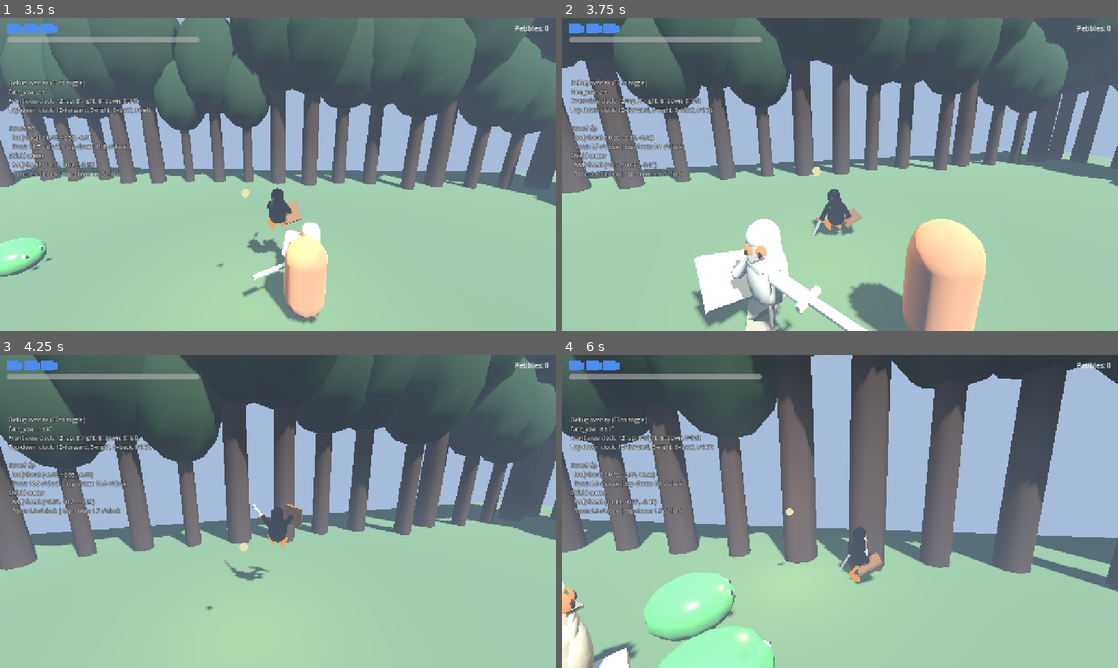
Above: before the commit, frames 1-4 (two rows, left to right).
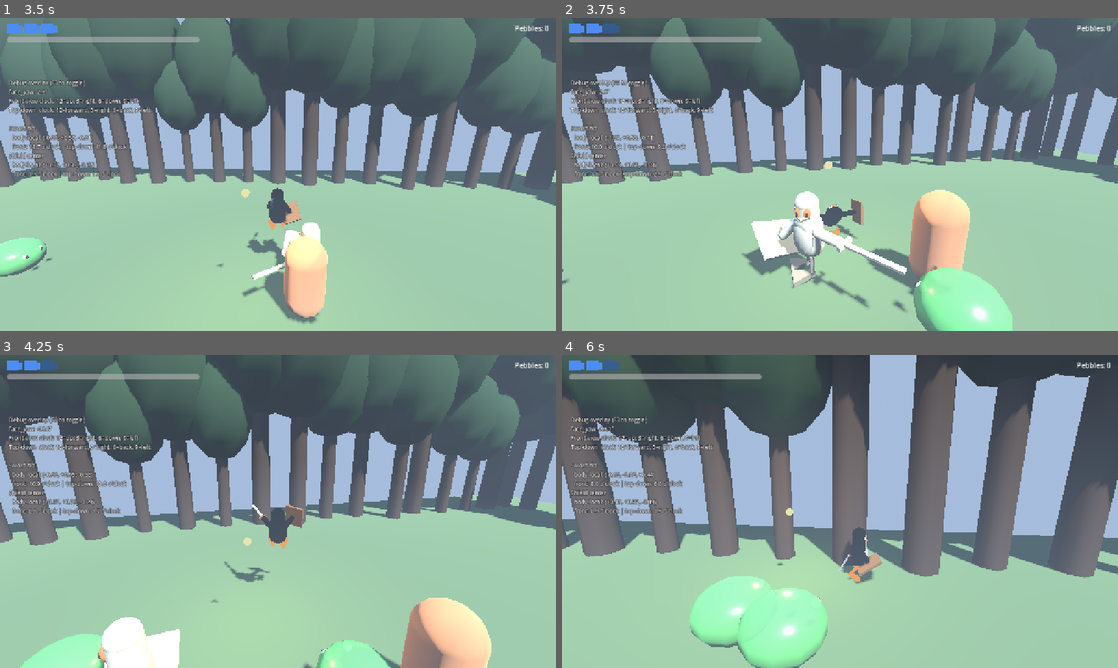
Above: after the commit, the same moments.

Repository: ruapotato/The-Legend-of-Tux
Game: Godot game, scene res://scenes/main.tscn
Same seed, same stepped clock (60 frames per second), same inputs: the game is played once before the commit and once after it. This scene is started directly instead of the project's main scene.
Inputs (mouse positions are in pixels of both pictures, inside the frame that each line leads up to):
- Up to frame 1 (3.5 s): tap Enter at 0.5 s; move the mouse to (305, 174) at 0.52 s; press the mouse at (305, 174) at 0.53 s; hold W (move_forward) from 0.53 s (still down); tap Space (jump) at 0.77, 1.07, 1.52, 1.82, 3.02, 3.32 s; move the mouse to (250, 174) at 1.27 s; release the mouse at (250, 174) at 1.28 s; click (250, 174) at 1.35 s; move the mouse to (289, 168) at 2.02 s; hold E (interact) 2.03-2.78 s; click (289, 168) at 2.3 s; move the mouse to (272, 180) at 2.77 s; tap F (item_use) at 2.85 s; click (272, 180) at 3.05 s
- Up to frame 2 (3.75 s): keep holding W (move_forward); move the mouse to (878, 177) at 3.52 s; press the mouse at (878, 177) at 3.53 s; tap Ctrl (roll) at 3.6 s
- Up to frame 3 (4.25 s): keep holding W (move_forward); tap Space (jump) at 3.77, 4.07 s
- Up to frame 4 (6 s): move the mouse to (795, 508) at 4.27 s; release the mouse at (795, 508) at 4.28 s; right-click (795, 508) at 4.35 s; tap Space (jump) at 4.52, 4.82 s; click (795, 508) at 4.55 s; move the mouse to (845, 511) at 5.02 s; hold Shift (sprint) 5.03-5.78 s; click (845, 511) at 5.3 s; move the mouse to (817, 505) at 5.77 s; release W (move_forward) at 5.78 s; hold D (move_right) from 5.78 s (still down); tap R at 5.85 s

Frame 1 is identical in both runs. In frame 2, 33% of the frame differs, in the area x 0-100%, y 0-100%; in frame 3, 34%; in frame 4, 45%.

Commit message:
Bone Knight: direct distance + facing-cone hit check
The Area3D-based sword_hitbox kept failing to register the knight's
slashes despite the sword visibly clipping through the player. Likely
some interaction between the rig's 1.4× scale, the fast swing arc,
and the area's transform-update cadence — Godot's overlap detection
just wasn't seeing the player as inside.

Backstop: during the active hit window, the knight checks
"is the player within ATTACK_REACH (2.6m) AND inside my facing cone
(dot ≥ 0.35 ≈ ±70°)?" each tick. If yes, fire take_damage directly
and set _slash_landed so it only happens once per swing. Resets when
leaving SLASH state.

The sword_hitbox.arm/disarm calls are still in place so the visual
debug log still tells us when the area path WOULD have fired — useful
for spotting if/when the engine path comes back. The direct path is
just a guarantee that a swing visibly through the player can't whiff.

Prints "[Knight <name>] DIRECT HIT dist=N.NN" when it fires.

Co-Authored-By: Claude Opus 4.7 (1M context) <noreply@anthropic.com>

Diff:
--- a/godot/scripts/enemy_bone_knight.gd
+++ b/godot/scripts/enemy_bone_knight.gd
@@ -63,6 +63,14 @@
 var anim: RefCounted
 var bones: Dictionary = {}
 var _player_was_attacking: bool = false
+# Direct hit-check state. The Area3D-based sword_hitbox kept failing to
+# register the knight's slash hits despite obvious visual overlap with
+# the player. Backstop: explicitly check distance + facing-cone during
+# the active window and call player.take_damage directly. One-shot per
+# slash via _slash_landed.
+const ATTACK_REACH: float = 2.6
+const ATTACK_CONE_DOT: float = 0.35
+var _slash_landed: bool = false
 
 @onready var rig: Node3D = $Rig
 @onready var sword: Node3D = $Sword
@@ -215,11 +223,26 @@
 
 
 func _do_slash(delta: float) -> void:
+    var fwd: Vector3 = Vector3(-sin(rotation.y), 0, -cos(rotation.y))
     if state_time >= SLASH_HIT_WINDOW.x and state_time <= SLASH_HIT_WINDOW.y:
         sword_hitbox.arm()
-        var fwd: Vector3 = Vector3(-sin(rotation.y), 0, -cos(rotation.y))
         velocity.x = fwd.x * lunge_speed
         velocity.z = fwd.z * lunge_speed
+        # Direct hit backstop. The Area3D path was unreliable during
+        # the rig's scaled fast-swing transforms; this tests "is the
+        # player in front of me and within sword range?" each tick.
+        if not _slash_landed and player and is_instance_valid(player):
+            var to_p: Vector3 = player.global_position - global_position
+            to_p.y = 0
+            var d: float = to_p.length()
+            if d > 0.05 and d < ATTACK_REACH:
+                var to_p_n: Vector3 = to_p / d
+                if fwd.dot(to_p_n) > ATTACK_CONE_DOT:
+                    _slash_landed = true
+                    if player.has_method("take_damage"):
+                        SoundBank.play_3d("sword_hit", global_position)
+                        player.take_damage(attack_damage, global_position, self)
+                        print("[Knight %s] DIRECT HIT dist=%.2f" % [name, d])
     else:
         sword_hitbox.set_deferred("monitoring", false)
         velocity.x = move_toward(velocity.x, 0, 18.0 * delta)
@@ -352,6 +375,9 @@
     state_time = 0.0
     if state != State.SLASH:
         sword_hitbox.set_deferred("monitoring", false)
+        # Re-arm direct-hit gate when leaving SLASH; cleared so the
+        # next slash can land.
+        _slash_landed = false
     # Audio cues.
     if state == State.APPROACH and prev == State.IDLE:
         SoundBank.play_3d("blob_alert", global_position)
